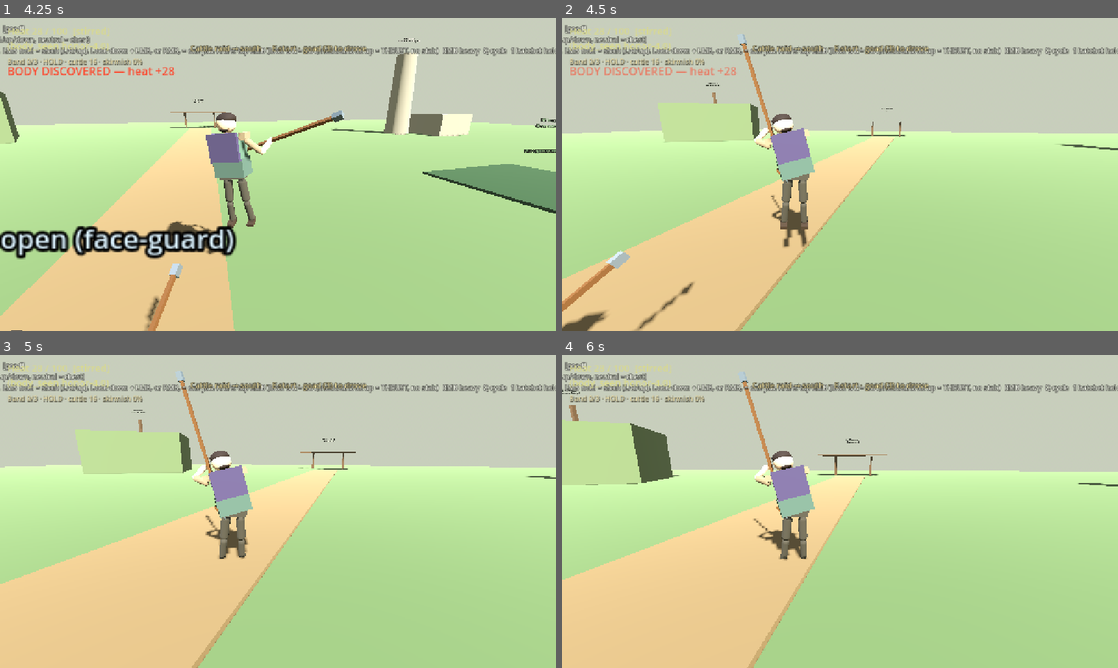
Above: before the commit, frames 1-4 (two rows, left to right).
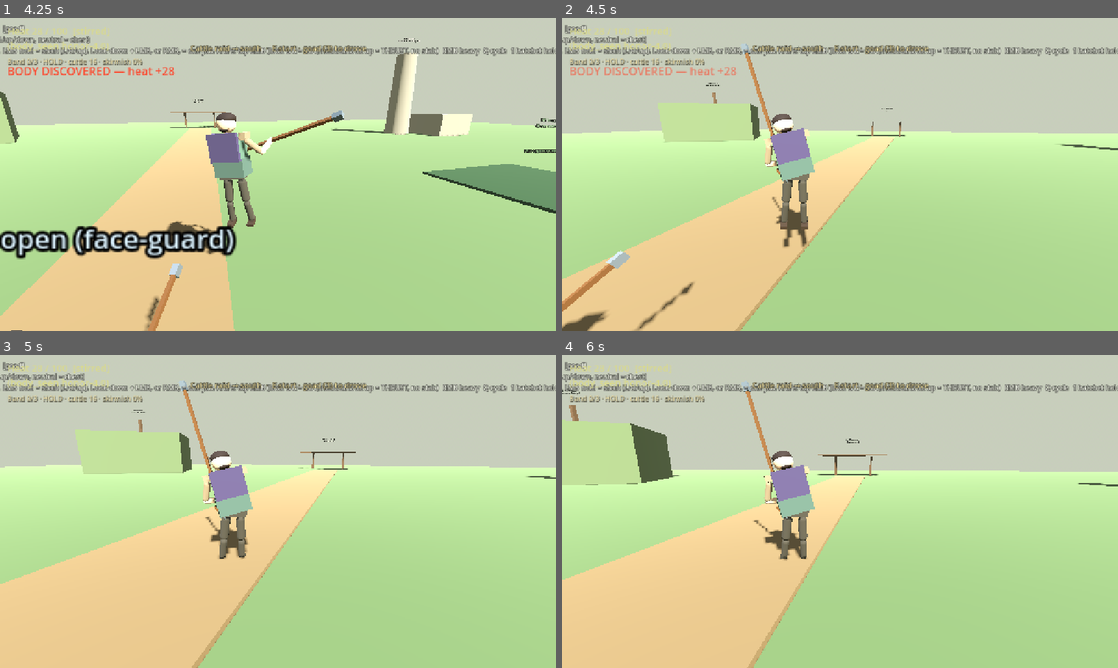
Above: after the commit, the same moments.

Repository: fortins4/devPlayground
Game: Godot game, scene res://scenes/main/main.tscn
Two runs of this game, one before a commit and one after it. Both use one fixed random seed, a clock stepped at 60 frames per second and the inputs below.
Inputs (mouse positions are in pixels of both pictures, inside the frame that each line leads up to):
- Up to frame 1 (4.25 s): tap Enter at 0.5 s; move the mouse to (305, 174) at 0.52 s; hold Right mouse button (attack_heavy) 0.53-1.28 s; hold W (move_forward) from 0.53 s (still down); click (305, 174) at 0.67 s; tap Space (jump) at 0.77, 1.52, 3.02, 3.77 s; move the mouse to (250, 174) at 1.27 s; click (250, 174) at 1.35 s; move the mouse to (289, 168) at 2.02 s; hold H (band_toggle) 2.03-2.78 s; move the mouse to (272, 180) at 2.77 s; tap Ctrl (crouch) at 2.85 s; click (272, 180) at 2.92 s; move the mouse to (316, 177) at 3.52 s; hold Q (cycle_weapon) from 3.53 s (still down)
- Up to frame 2 (4.5 s): keep holding W (move_forward); move the mouse to (795, 171) at 4.27 s; release Q (cycle_weapon) at 4.28 s; tap E (interact) at 4.35 s
- Up to frame 3 (5 s): keep holding W (move_forward); tap Space (jump) at 4.52 s
- Up to frame 4 (6 s): move the mouse to (845, 511) at 5.02 s; hold Shift (sprint) 5.03-5.78 s; click (845, 511) at 5.17 s; move the mouse to (817, 505) at 5.77 s; release W (move_forward) at 5.78 s; hold D (move_right) from 5.78 s (still down); tap 3 (weapon_goad) at 5.85 s

Frame 1 is identical in both runs. In frame 2, 0.3% of the frame differs, in the area x 31-40%, y 5-66%; in frame 3, 0.3%, in the area x 31-40%, y 5-60%; in frame 4, 0.3%.

Commit message:
feat(combat): seat the left guard beside the head

Diff:
--- a/systems/combat/tool_strike_poses.gd
+++ b/systems/combat/tool_strike_poses.gd
@@ -632,6 +632,11 @@
 	var head := loco.get_joint("head") as Node3D
 	if goad == null or left_arm == null or left_fore == null or torso == null or head == null:
 		return
+	var right_arm_early := loco.get_joint("right_arm") as Node3D
+	var right_fore_early := loco.get_joint("right_forearm") as Node3D
+	if right_arm_early != null and right_fore_early != null and _is_authored_left_guard(loco, weapon_visual):
+		_seat_left_guard_beside(loco, weapon_visual, goad, left_arm, left_fore, right_arm_early, right_fore_early, torso, head)
+		return
 	var shoulder: Vector3 = left_arm.global_position
 	var right_arm := loco.get_joint("right_arm") as Node3D
 	var right_fore := loco.get_joint("right_forearm") as Node3D
@@ -710,6 +715,51 @@
 
 
 
+
+## Left guard only. The generic seat pulls this shaft forward of the chest.
+## Keep it beside the left ear, off the neck, and bend the near arm
+## so the shoulder, elbow, and hand are one limb. Other faces do not use this.
+static func _is_authored_left_guard(loco: Object, weapon_visual: Node3D) -> bool:
+	var pose := tool_shaft_guard_pose(&"left")
+	var arm: Vector3 = loco.get_combat_additive("right_arm")
+	var fore: Vector3 = loco.get_combat_additive("right_forearm")
+	if arm.distance_to(pose["right_arm"]) > deg_to_rad(6.0):
+		return false
+	if fore.distance_to(pose["right_forearm"]) > deg_to_rad(8.0):
+		return false
+	if weapon_visual.rotation.distance_to(pose["weapon"]) > deg_to_rad(12.0):
+		return false
+	return true
+
+
+static func _seat_left_guard_beside(loco: Object, weapon_visual: Node3D, goad: Node3D, left_arm: Node3D, left_fore: Node3D, right_arm: Node3D, right_fore: Node3D, torso: Node3D, head: Node3D) -> void:
+	# Just outside the left ear: off the neck, not across the face, not behind the skull.
+	var high: Vector3 = head.to_global(Vector3(-0.30, 0.02, 0.0))
+	# Near arm (player's left) holds the high grip. Elbow drops out so the
+	# upper arm leaves the shoulder pad and the forearm rises to the shaft.
+	var l_shoulder: Vector3 = left_arm.global_position
+	var l_pole: Vector3 = l_shoulder - torso.global_transform.basis.x * 0.48 + torso.global_transform.basis.y * -0.45 + torso.global_transform.basis.z * -0.22
+	_ik_left(loco, left_arm, left_fore, l_shoulder, l_pole, high)
+	var l_palm: Vector3 = left_fore.to_global(Vector3(0.0, -0.22, 0.0))
+	# Far hand holds lower, in front of the chest, so that arm bends outside
+	# the torso instead of running through it. The stick still rises to the
+	# near hand beside the ear.
+	var low: Vector3 = torso.to_global(Vector3(-0.24, 0.44, -0.20))
+	var r_shoulder: Vector3 = right_arm.global_position
+	var r_pole: Vector3 = r_shoulder + torso.global_transform.basis.x * 0.05 + torso.global_transform.basis.y * -0.05 + torso.global_transform.basis.z * -0.8
+	_ik_right(loco, right_arm, right_fore, r_shoulder, r_pole, low)
+	var r_palm: Vector3 = right_fore.to_global(Vector3(0.0, -0.22, 0.0))
+	var axis: Vector3 = (l_palm - r_palm)
+	if axis.length() < 0.05:
+		axis = torso.global_transform.basis.y.normalized()
+	else:
+		axis = axis.normalized()
+	weapon_visual.global_position = r_palm
+	_aim_weapon_y(weapon_visual, axis)
+	var t_off := (l_palm - r_palm).dot(weapon_visual.global_transform.basis.y.normalized())
+	goad.position.y = -_slide_for(-goad.position.y, 0.0, t_off)
+
+
 static func _extrude_right_hand(loco: Object, arm: Node3D, fore: Node3D, torso: Node3D, origin: Vector3) -> void:
 	var lp: Vector3 = torso.to_local(origin)
 	var out := lp
